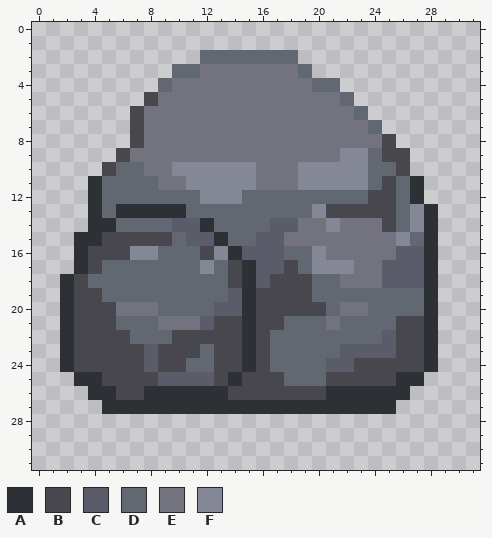
Edited in one commit: pixel-art file (asset_source/structures/natrual/boulder/boulder.aseprite). The picture above is the old version.
32x32 pixels, 1 frame.
Palette (. is transparent): A #2d3136  B #48474d  C #5b5c69  D #626871  E #73737f  F #848795
Pixels before, first column x 2:
 2 ..........DDDDDDD..........
 3 ........DDEEEEEEED.........
 4 .......DEEEEEEEEEEDD.......
 5 ......BEEEEEEEEEEEEED......
 6 .....BEEEEEEEEEEEEEEED.....
 7 .....BEEEEEEEEEEEEEEEED....
 8 .....BEEEEEEEEEEEEEEEEEB...
 9 ....BEEEEEEEEEEEEEEEFFDBB..
10 ...BDDEEFFFFFFEEEFFFFFDDB..
11 ..ADDDDEEFFFFFEEEFFFFFDBDA.
12 ..ADDDDDDDFFFDDDDDDDDDBBDA.
13 ..ADAAAAADDDDDDDDDFBBBBBDFA
14 ..AADDDDCCADDDDCCEEFEEEBDFA
15 .AABBBBBDCCADDCCEEEEEEEEFDA
16 .ABBBFFDDDBFACCCDDFEEEEECCA
17 .ABDDDDDDDFDBACCBDFFFEECCCA
18 ABDDDDDDDDDDBACBBBDDEEECCCA
19 ABBDDDDDDDDDCABBBBDDDDDDDDA
20 ABBBEEEDDDDCCABBBBBDEEDDDDA
21 ABBBDDDEEECBBABBDDDEDDDDBBA
22 ABBBBDDDBBBBBABDDDDDDDDCBBA
23 ABBBBBCBBBDBBABDDDDDCCCCBBA
24 ABBBBBCBBDDBBABDDDDCCBBBBBA
25 .AABBBBCCCCBABBBDDDBBBBBAA.
26 ..AABBAAAAAABBBBBBBAAAAAA..
27 ...AAAAAAAAAAAAAAAAAAAAA...
And afterwards:
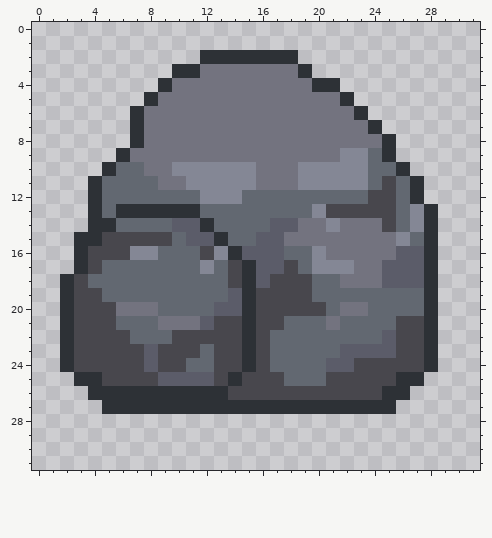
Changes in this commit:
y 2: x 12..18 DDDDDDD -> AAAAAAA
y 3: x 10..11 DD -> AA; x 19 D -> A
y 4: x 9 D -> A; x 20..21 DD -> AA
y 5: x 8 B -> A; x 22 D -> A
y 6: x 7 B -> A; x 23 D -> A
y 7: x 7 B -> A; x 24 D -> A
y 8: x 7 B -> A; x 25 B -> A
y 9: x 6 B -> A; x 25..26 BB -> A.
y 10: x 5 B -> A; x 26 B -> A
y 13: x 11 D -> A
y 26: x 6..7 BB -> AA; x 21..24 AAAA -> BBBB
Where, in picture pixels (left, top, right, bottom), the same in both pictures:
changed: (102, 50, 410, 218)
changed: (116, 386, 144, 400)
changed: (326, 386, 382, 400)
